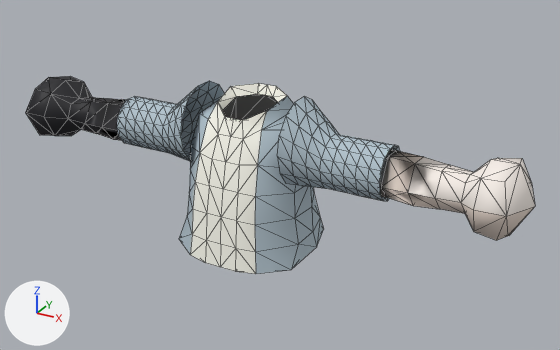
A saved change to the glTF model assets/tshirt-arm.glb.
The view is the same before and after, from a 50 mm lens placed at (9.01, -14.47, 16.61), pointed at (0.62, 0.77, 8.99). The lights are fixed; the arrows at lower left show +X, +Y and +Z. The picture after the commit comes second. Mesh edges are drawn as thin lines. Vertices at exactly the same position are counted once.

The first picture shows 'arm', 'shirt'.
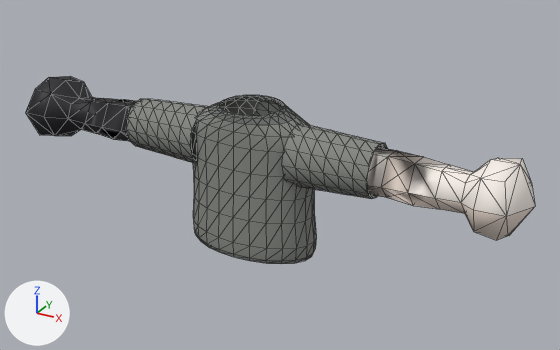
What changed in the scene script:
```text
Add mat_material__82_001:
    mat_material__82_001 = principled_material('Material #82.001')
    mat_material__82_001.base_color = (0.24, 0.25, 0.23)  # grey #868984
    mat_material__82_001.roughness = 0.95
Add mat_material__577_001:
    mat_material__577_001 = principled_material('Material #577.001')
    mat_material__577_001.base_color = (0.16, 0.17, 0.16)  # grey #6f736f
    mat_material__577_001.roughness = 0.95
Change me_shirt:
    used by ob_shirt; location = (0.0, 0.0, 0.0)
    remove me_shirt.from_pydata(...)  # 396 vertices, 722 faces; spans x -3.59..3.59, y -1.06..2.06, z 7.16..11.12
    remove me_shirt.materials.append(mat_material__82)  # white #fefdf2
    remove me_shirt.materials.append(mat_material__577)  # pale blue #b2c3cd
    remove me_shirt.materials.append(mat_material__611)  # black #0b0b0b
    add me_shirt.from_pydata(...)  # 456 vertices, 838 faces; spans x -3.29..3.29, y -0.45..1.5, z 7.12..10.76
    me_shirt part 1: the loose piece of 140 vertices spanning x 1.3..3.59, y -0.58..1.5, z 9.09..11.12 is rebuilt with 96 vertices and now spans x 1.25..3.29, y -0.28..1.2, z 9.03..10.51
    me_shirt part 2: the loose piece of 140 vertices spanning x -3.59..-1.3, y -0.58..1.5, z 9.09..11.12 is rebuilt with 96 vertices and now spans x -3.29..-1.25, y -0.28..1.2, z 9.03..10.51
    me_shirt part 3: the loose piece of 116 vertices spanning x -1.7..1.7, y -1.06..2.06, z 7.16..11.05 is rebuilt with 264 vertices and now spans x -1.72..1.72, y -0.45..1.5, z 7.12..10.76
    add me_shirt.materials.append(mat_material__82_001)  # grey #868984
    add me_shirt.materials.append(mat_material__577_001)  # grey #6f736f
```

Boxes [x1, y1, x2, y2] around the edits, measured in the pictures (560 x 350 px):
'shirt', reshaped, recoloured (7% narrower, 12% shorter)
    before: [117, 81, 400, 274]
    after: [126, 95, 388, 264]
part 1 of me_shirt, rebuilt (14% narrower, 28% shorter)
    before: [277, 97, 400, 201]
    after: [282, 124, 388, 199]
part 2 of me_shirt, rebuilt
    before: [117, 81, 224, 162]
    after: [126, 99, 208, 163]
part 3 of me_shirt, rebuilt (13% narrower, 11% shorter)
    before: [179, 83, 324, 274]
    after: [191, 95, 317, 264]
